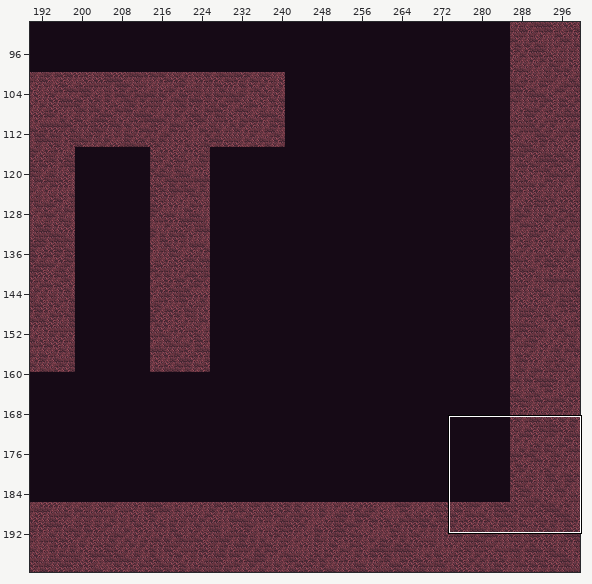
One commit to this Tiled map: android/assets/maps/TunnelMap1.tmx. The first picture is a wide view before the edit; the outline marks the close-up.
Close-up. Before the commit:
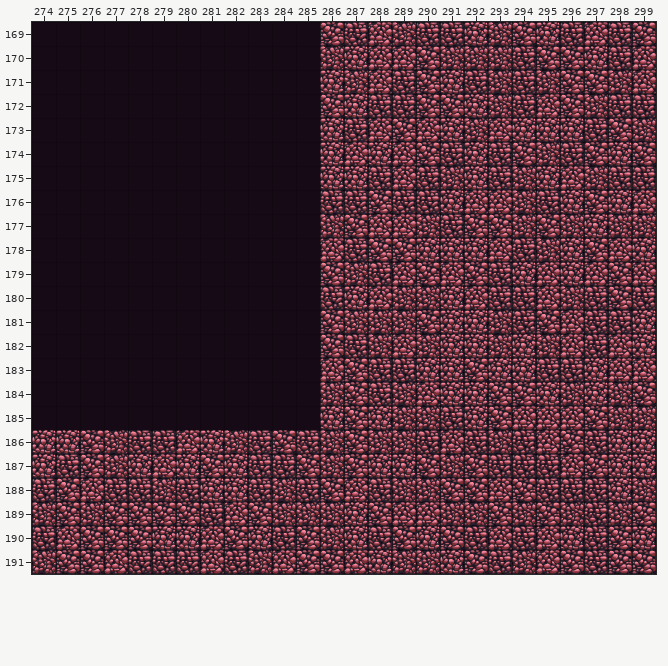
Cells are 64x64 px. Shown: x 274..299, y 169..191. The commit also changed other parts of the map, which this record leaves out.
New version:
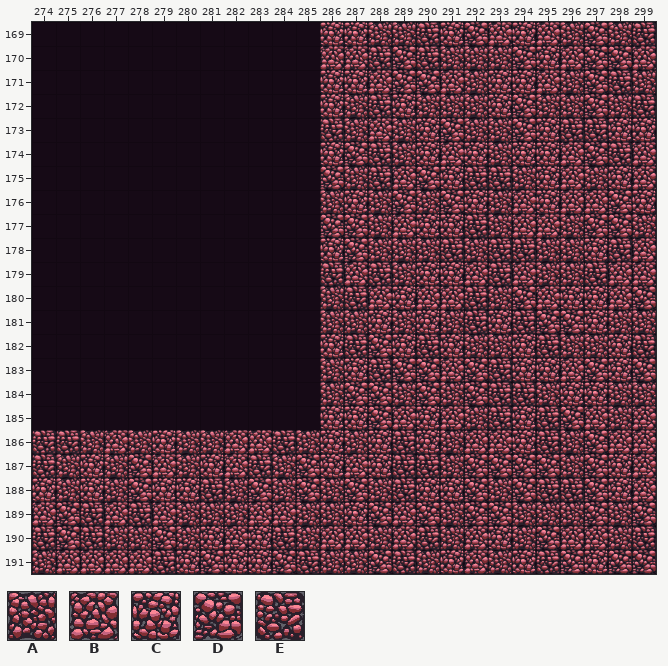
Key: from "tileMapGutter": A 5, B 6, C 7, D 8, E 9.
_ is an empty cell.
Tiles replaced or removed in this view: A, B, C, D, E.
Difference:
Changed rows in their new state; . is an unchanged cell.
Layer "terrain":
first column x 274:
169 ............CCA..CDBCBADAE
170 ............BBEDE...DCBDD.
171 .............C.D.BACCBA.EA
172 ............CA.CAAACDAADA.
173 ............EA.ACD.AD.E.CC
174 .............DEACB.ACCB.EB
175 ............DA..DCE.....CB
176 ............ACADADCABCBBDC
177 ............D.A.CCEABB.DD.
178 ............CDAAAEAE..ACEB
179 ............EB.ACCB.BAAEB.
180 ............AE.CBBEAD.CCBD
181 ............A.C.CAEC..DCAA
182 ............C.DCE.A..EAACE
183 ............AC.DDB.E.CBDCD
184 ..............D.DADEEAC..A
185 .............CDBCBAECEDB.B
186 EEABACAABBEACACECABBCEADBB
187 EAC.D.ACB.A.CB.EE..DDDA..B
188 CACADCCEAD.DADAECC.A...D.B
189 B.EBEBAAABB.....D.D..A.D..
190 .DEAADACB..ABBABEABCADBBAE
191 .BB.B.CDCCDEAADE..BACE.C..
Pixel boxes of the changes (left, top, right, bottom) in both close-ups:
changed: (32, 22, 656, 574)
